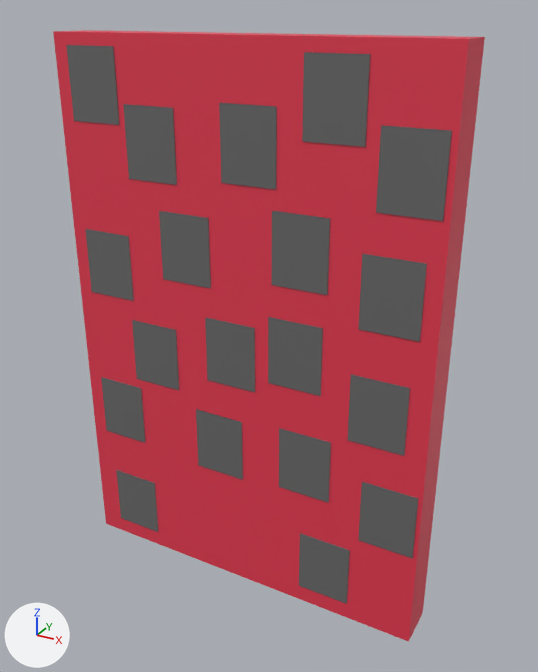
The glTF model images/Calendar.glb as it was, and as the next commit left it.
Camera for both pictures: a 50 mm lens placed at (4.61, -7.53, 4.04), pointed at (0.22, 0.45, 0.05). Lighting does not change. The marker at lower left points along +X, +Y and +Z. Where no turn or scale is listed for an object, it has been applied to the vertices.

The first picture shows 'Calendar', 'Door.001', 'Door.002', 'Door.003', 'Door.004', 'Door.005', 'Door.007', 'Door.008', 'Door.009', 'Door.012', 'Door.013', 'Door.017'.
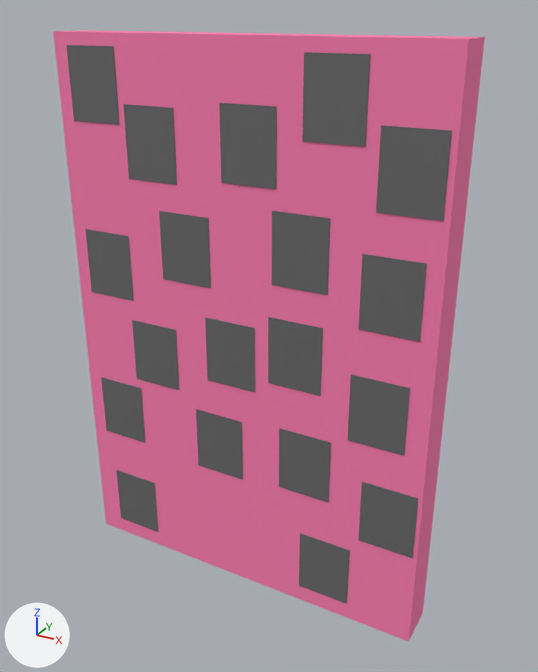
Where the change shows, as pixel boxes [x1, y1, x2, y2] in the pictures (538 x 672 px):
'Calendar', recoloured (red to pink): [53, 30, 485, 642] in both

The change, as a diff of the scene's bpy script:
```diff
--- a/images/Calendar.glb.py
+++ b/images/Calendar.glb.py
@@ mat_material_033 @@
 mat_material_033 = principled_material('Material.033')
-mat_material_033.base_color = (0.8, 0.0428, 0.0843)  # red #e73a52
+mat_material_033.base_color = (1.0, 0.213, 0.441)  # pink #ff7fb1
```
